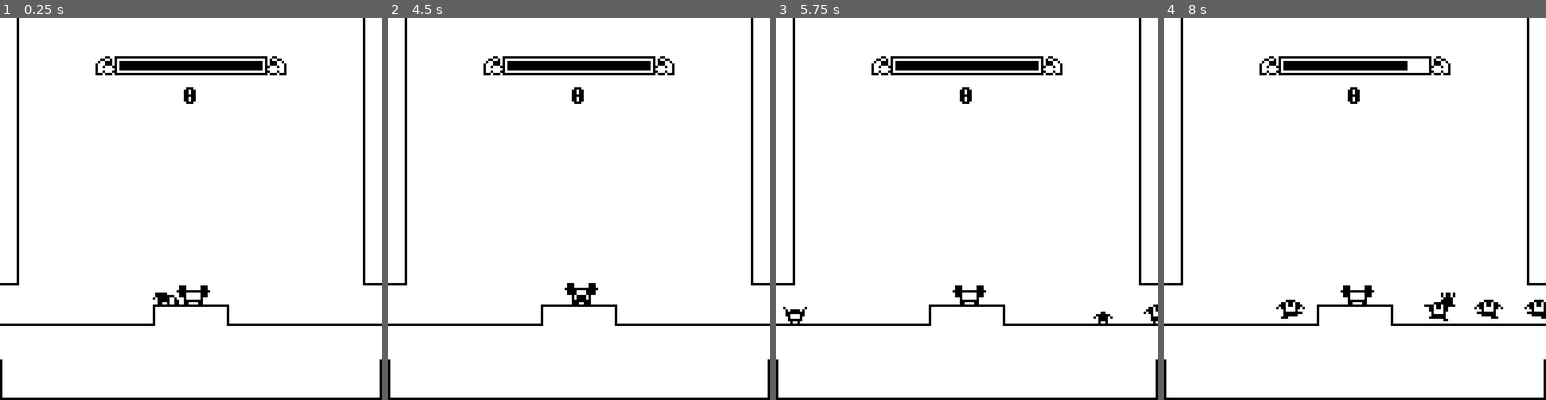
Above: before the commit, frames 1-4 (left to right).
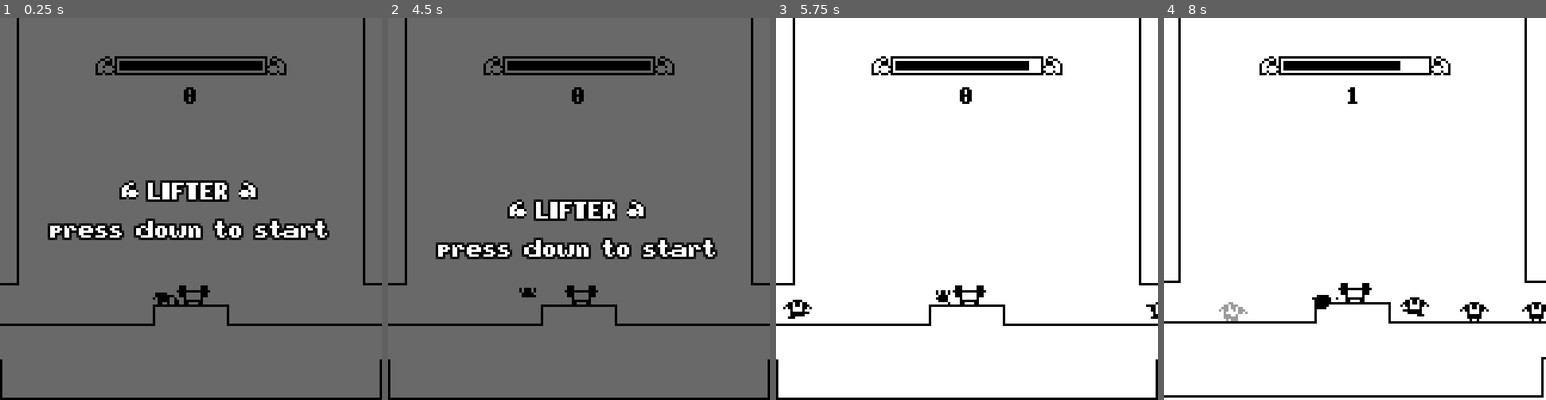
Above: after the commit, the same moments.

Repository: cauehenrique/lifter-game
Game: Godot game, scene res://game.tscn
The game is run twice, just before and just after one commit, with the same random seed, the same clock (stepped at 60 frames per second) and the same inputs.
Inputs:
- Up to frame 1 (0.25 s): no input
- Up to frame 2 (4.5 s): hold Down (player_lift) 0.53-1.28 s; hold Right (player_right) 0.53-2.03 s; tap Up (player_jump) at 0.77, 0.8, 1.07, 1.35, 1.52, 1.82, 2.3, 3.02, 3.32, 3.6, 3.77, 4.07 s; tap Down (player_lift) at 1.55, 2.85, 4.35 s; hold Left (player_left) 2.03-2.78 s; hold Down (player_lift) 2.03-2.78 s; hold Right (player_right) 2.78-4.28 s; tap R (game_restart) at 4.15 s; hold Left (player_left) from 4.28 s (still down)
- Up to frame 3 (5.75 s): tap Up (player_jump) at 4.52, 4.82, 5.3 s; release Left (player_left) at 5.03 s; hold Right (player_right) from 5.03 s (still down); hold Down (player_lift) from 5.03 s (still down)
- Up to frame 4 (8 s): release Right (player_right) at 5.78 s; release Down (player_lift) at 5.78 s; hold Left (player_left) 5.78-7.28 s; tap Up (player_jump) at 5.85, 6.02, 6.32, 6.77, 6.8, 7.07, 7.52, 7.82 s; tap Down (player_lift) at 6.05, 7.35 s; hold Down (player_lift) 6.53-7.28 s; hold Right (player_right) from 7.28 s (still down)

The runs differ from the first frame. In frame 1, 94% of the frame differs, in the area x 0-100%, y 0-100%; in frame 2, 94%; in frame 3, 0.5%; in frame 4, 6.1%.

Commit message:
⚙ Did a lot of things..

Diff:
--- /dev/null
+++ b/fonts/game_default_font.tres
@@ -0,0 +1,9 @@
+[gd_resource type="DynamicFont" load_steps=2 format=2]
+
+[ext_resource path="res://fonts/pixelmix_bold.ttf" type="DynamicFontData" id=1]
+
+[resource]
+size = 8
+outline_size = 1
+outline_color = Color( 0, 0, 0, 1 )
+font_data = ExtResource( 1 )
--- a/game.tscn
+++ b/game.tscn
@@ -7,6 +7,8 @@
 [ext_resource path="res://scenes/lifting_machine.tscn" type="PackedScene" id=5]
 [ext_resource path="res://scenes/game_hud.tscn" type="PackedScene" id=6]
 [ext_resource path="res://scripts/enemy_spawner.gd" type="Script" id=7]
+[ext_resource path="res://scenes/invert_rect.tscn" type="PackedScene" id=8]
+[ext_resource path="res://scenes/game_start.tscn" type="PackedScene" id=9]
 
 [sub_resource type="ConvexPolygonShape2D" id=1]
 points = PoolVector2Array( 0, 0, 8, 0, 8, 8, 0, 8 )
@@ -163,7 +165,6 @@
 
 [node name="spawn_timer" type="Timer" parent="enemy_spawner"]
 wait_time = 0.4
-autostart = true
 
 [node name="player" parent="." instance=ExtResource( 2 )]
 position = Vector2( 69, 120 )
@@ -175,3 +176,7 @@
 [node name="game_hud" parent="canvas" instance=ExtResource( 6 )]
 
 [node name="game_over" parent="canvas" instance=ExtResource( 3 )]
+
+[node name="game_start" parent="canvas" instance=ExtResource( 9 )]
+
+[node name="invert_rect" parent="canvas" instance=ExtResource( 8 )]
--- a/project.godot
+++ b/project.godot
@@ -36,11 +36,11 @@
 
 window/size/width=160
 window/size/height=160
-window/size/resizable=false
 window/size/test_width=640
 window/size/test_height=640
 window/vsync/use_vsync=false
 window/stretch/mode="viewport"
+window/stretch/aspect="keep"
 
 [importer_defaults]
 
--- a/scenes/game_over.tscn
+++ b/scenes/game_over.tscn
@@ -138,9 +138,11 @@
 
 [node name="restart_label" type="Label" parent="center_container/v_box_container"]
 visible = false
+margin_top = 46.0
 margin_right = 128.0
-margin_bottom = 8.0
+margin_bottom = 54.0
 rect_min_size = Vector2( 128, 0 )
+rect_scale = Vector2( 0.8, 1.2 )
 rect_pivot_offset = Vector2( 64, 4 )
 custom_fonts/font = SubResource( 1 )
 text = "aperta \"R\""
--- /dev/null
+++ b/scenes/game_start.tscn
@@ -0,0 +1,127 @@
+[gd_scene load_steps=5 format=2]
+
+[ext_resource path="res://fonts/game_default_font.tres" type="DynamicFont" id=1]
+[ext_resource path="res://sprites/power_arm.png" type="Texture" id=2]
+[ext_resource path="res://scripts/game_start.gd" type="Script" id=3]
+
+[sub_resource type="Animation" id=1]
+resource_name = "go_away"
+length = 0.5
+tracks/0/type = "value"
+tracks/0/path = NodePath("center_container:rect_position")
+tracks/0/interp = 1
+tracks/0/loop_wrap = true
+tracks/0/imported = false
+tracks/0/enabled = true
+tracks/0/keys = {
+"times": PoolRealArray( 0, 0.2, 0.5 ),
+"transitions": PoolRealArray( -2, -2, -2 ),
+"update": 0,
+"values": [ Vector2( 0, 0 ), Vector2( 0, 10 ), Vector2( 0, -160 ) ]
+}
+tracks/1/type = "value"
+tracks/1/path = NodePath("color_rect:color")
+tracks/1/interp = 1
+tracks/1/loop_wrap = true
+tracks/1/imported = false
+tracks/1/enabled = true
+tracks/1/keys = {
+"times": PoolRealArray( 0.3, 0.5 ),
+"transitions": PoolRealArray( 1, -2 ),
+"update": 0,
+"values": [ Color( 0, 0, 0, 0.588235 ), Color( 0, 0, 0, 0 ) ]
+}
+tracks/2/type = "method"
+tracks/2/path = NodePath(".")
+tracks/2/interp = 1
+tracks/2/loop_wrap = true
+tracks/2/imported = false
+tracks/2/enabled = true
+tracks/2/keys = {
+"times": PoolRealArray( 0.5 ),
+"transitions": PoolRealArray( 1 ),
+"values": [ {
+"args": [  ],
+"method": "queue_free"
+} ]
+}
+
+[node name="game_start" type="Control"]
+anchor_right = 1.0
+anchor_bottom = 1.0
+script = ExtResource( 3 )
+__meta__ = {
+"_edit_use_anchors_": false
+}
+
+[node name="color_rect" type="ColorRect" parent="."]
+anchor_right = 1.0
+anchor_bottom = 1.0
+color = Color( 0, 0, 0, 0.588235 )
+__meta__ = {
+"_edit_use_anchors_": false
+}
+
+[node name="center_container" type="CenterContainer" parent="."]
+anchor_right = 1.0
+anchor_bottom = 1.0
+__meta__ = {
+"_edit_use_anchors_": false
+}
+
+[node name="v_box_container" type="VBoxContainer" parent="center_container"]
+margin_left = 21.0
+margin_top = 68.0
+margin_right = 138.0
+margin_bottom = 92.0
+custom_constants/separation = 8
+alignment = 1
+
+[node name="title_hbox" type="HBoxContainer" parent="center_container/v_box_container"]
+margin_right = 117.0
+margin_bottom = 8.0
+custom_constants/separation = 4
+alignment = 1
+__meta__ = {
+"_edit_use_anchors_": false
+}
+
+[node name="left_arm" type="TextureRect" parent="center_container/v_box_container/title_hbox"]
+margin_left = 29.0
+margin_right = 37.0
+margin_bottom = 8.0
+texture = ExtResource( 2 )
+
+[node name="game_title" type="Label" parent="center_container/v_box_container/title_hbox"]
+margin_left = 41.0
+margin_right = 75.0
+margin_bottom = 8.0
+custom_fonts/font = ExtResource( 1 )
+text = "LIFTER"
+align = 1
+valign = 1
+__meta__ = {
+"_edit_use_anchors_": false
+}
+
+[node name="right_arm" type="TextureRect" parent="center_container/v_box_container/title_hbox"]
+margin_left = 79.0
+margin_right = 87.0
+margin_bottom = 8.0
+texture = ExtResource( 2 )
+flip_h = true
+
+[node name="start_label" type="Label" parent="center_container/v_box_container"]
+margin_top = 16.0
+margin_right = 117.0
+margin_bottom = 24.0
+custom_fonts/font = ExtResource( 1 )
+text = "press down to start"
+align = 1
+valign = 1
+__meta__ = {
+"_edit_use_anchors_": false
+}
+
+[node name="animation_player" type="AnimationPlayer" parent="."]
+anims/go_away = SubResource( 1 )
--- a/scenes/gordo_corpse.tscn
+++ b/scenes/gordo_corpse.tscn
@@ -10,6 +10,7 @@
 [node name="gordo_corpse" type="KinematicBody2D"]
 z_index = -5
 collision_layer = 8
+collision_mask = 9
 script = ExtResource( 2 )
 
 [node name="sprite" type="Sprite" parent="."]
--- /dev/null
+++ b/scenes/invert_rect.tscn
@@ -0,0 +1,17 @@
+[gd_scene load_steps=4 format=2]
+
+[ext_resource path="res://shaders/invert.shader" type="Shader" id=1]
+[ext_resource path="res://scripts/invert_rect.gd" type="Script" id=2]
+
+[sub_resource type="ShaderMaterial" id=1]
+shader = ExtResource( 1 )
+
+[node name="invert_rect" type="ColorRect"]
+visible = false
+material = SubResource( 1 )
+anchor_right = 1.0
+anchor_bottom = 1.0
+script = ExtResource( 2 )
+__meta__ = {
+"_edit_use_anchors_": false
+}
--- a/scripts/enemy_spawner.gd
+++ b/scripts/enemy_spawner.gd
@@ -8,7 +8,9 @@
 func _ready() -> void:
 	spawn_timer.connect("timeout", self, "spawn_timer_timeout")
 
+	# When the game_start signal is emmited, starts the timer.
 	# When the game_over signal is emitted, stops the timer.
+	Global.connect("game_start", spawn_timer, "start")
 	Global.connect("game_over", spawn_timer, "stop")
 
 func spawn_timer_timeout() -> void:
--- /dev/null
+++ b/scripts/game_start.gd
@@ -0,0 +1,10 @@
+extends Control
+
+onready var animation_player : AnimationPlayer = $animation_player
+
+func _input(event: InputEvent) -> void:
+	if event.is_action_pressed("player_lift") and not Global.game_start:
+		Global.start_game()
+		animation_player.play("go_away")
+
+		get_tree().set_input_as_handled()
--- a/scripts/global.gd
+++ b/scripts/global.gd
@@ -2,11 +2,23 @@
 
 signal player_power_changed(new_power)
 signal player_score_changed(new_score)
+
+signal game_start()
 signal game_over()
+
+signal dark_mode(is_dark)
 
 var player_score : int = 0 setget set_score
 var player_power : int = 100 setget set_power
+
+var game_start : bool = false
 var game_over : bool = false
+
+var dark_mode : bool = false setget set_dark_mode
+
+func start_game() -> void:
+	emit_signal("game_start")
+	game_start = true
 
 func end_game() -> void:
 	emit_signal("game_over")
@@ -26,7 +38,13 @@
 func gain_power(amount : int) -> void:
 	set_power(int(min(player_power + amount, 100)))
 
+func set_dark_mode(is_dark : bool) -> void:
+	dark_mode = is_dark
+	emit_signal("dark_mode", dark_mode)
+
 func reset_values() -> void:
+	game_start = false
 	game_over = false
+
 	player_score = 0
 	player_power = 100
--- a/scripts/gordo.gd
+++ b/scripts/gordo.gd
@@ -1,6 +1,6 @@
 extends KinematicBody2D
 
-const MOVE_SPEED : float = 20.0
+const MOVE_SPEED : float = 25.0
 const JUMP_FORCE : float = 150.0
 const GRAV_FORCE : float = 15.0
 
@@ -15,7 +15,7 @@
 func _ready() -> void:
 	add_to_group("enemies")
 
-	Global.connect("game_over", self, "queue_free")
+	Global.connect("game_over", self, "death")
 	hurtbox.connect("area_entered", self, "hurtbox_area_entered")
 
 	var lifting_machine : Area2D = get_parent().get_node("lifting_machine")
@@ -41,7 +41,7 @@
 func death() -> void:
 	var corpse_instance : KinematicBody2D = gordo_corpse.instance()
 
-	corpse_instance.velocity.x = move_dir * 50.0
+	corpse_instance.velocity.x = move_dir * floor(rand_range(10.0, 50.0))
 	corpse_instance.global_position = global_position
 
 	Utils.get_main_node().call_deferred("add_child", corpse_instance)
--- /dev/null
+++ b/scripts/invert_rect.gd
@@ -0,0 +1,7 @@
+extends ColorRect
+
+func _ready() -> void:
+	Global.connect("dark_mode", self, "change_mode")
+
+func change_mode(is_dark : bool) -> void:
+	visible = is_dark
--- a/scripts/lifting_machine.gd
+++ b/scripts/lifting_machine.gd
@@ -20,14 +20,21 @@
 	power_timer.connect("timeout", self, "power_timer_timeout")
 
 func body_entered(body : Node) -> void:
+	if not Global.game_start:
+		return
+
 	if body.is_in_group("enemies"):
 		# Global will emmit the "game_over" signal.
-		Global.end_game()
 
 		# Node related stuff:
 		sprite.play("gordo")
 		power_timer.stop()
 		body.queue_free()
+
+		# For some reason, if I don't put this boy down here, the "gordo"
+		# spawns an corpse inside the "lifting_machine"...
+		yield(get_tree(), "idle_frame")
+		Global.end_game()
 
 		# This state doesn't have anything in it.
 		# And it's going to be perfect, because we don't want
@@ -37,10 +44,19 @@
 		player_node = body
 		player_touching = true
 
+		if state == LiftStates.DISABLED:
+			interact_sprite.visible = true
+
 func body_exited(body : Node) -> void:
+	if not Global.game_start:
+		return
+
 	if not body.is_in_group("enemies"):
 		player_touching = false
 		player_node = null
+
+		if state == LiftStates.DISABLED:
+			interact_sprite.visible = false
 
 func power_timer_timeout() -> void:
 	Global.gain_power(10)
--- a/scripts/player.gd
+++ b/scripts/player.gd
@@ -25,6 +25,7 @@
 
 func _ready() -> void:
 	Global.connect("game_over", self, "death")
+
 	power_timer.connect("timeout", self, "power_timer_timeout")
 
 func _physics_process(delta: float) -> void:
@@ -53,10 +54,17 @@
 		squash_tween.interpolate_property(sprite, "scale", Vector2(1.5, 0.5), Vector2(1, 1), 0.5, Tween.TRANS_SINE, Tween.EASE_OUT)
 		squash_tween.start()
 
+	animate_sprite()
+
+	if not Global.game_start:
+		return
+
+	velocity.x = horizontal_input() * MOVE_SPEED
+	if Input.is_action_just_pressed("player_jump") and grounded:
+		jump()
+
+func animate_sprite() -> void:
 	if grounded:
-		if Input.is_action_just_pressed("player_jump"):
-			jump()
-
 		if velocity.x != 0:
 			sprite.play("walk")
 
@@ -69,8 +77,6 @@
 	else:
 		sprite.play("jump")
 
-	velocity.x = horizontal_input() * MOVE_SPEED
-
 func smoke_particles() -> void:
 	var smoke_instance : CPUParticles2D = smoke_particle.instance()
 
@@ -80,6 +86,9 @@
 	Utils.get_main_node().add_child(smoke_instance)
 
 func power_timer_timeout() -> void:
+	if not Global.game_start:
+		return
+
 	if Global.player_power > 0:
 		Global.lose_power(3)
 	else:
--- /dev/null
+++ b/shaders/invert.shader
@@ -0,0 +1,11 @@
+shader_type canvas_item;
+render_mode unshaded;
+
+void fragment() {
+	vec4 color = textureLod(SCREEN_TEXTURE, SCREEN_UV, 0.0).rgba;
+	color.r = 1.0 - color.r;
+	color.g = 1.0 - color.g;
+	color.b = 1.0 - color.b;
+
+	COLOR.rgba = color;
+}
Not shown: 1 places in game.tscn that only renumber resources
Binary file changed: icon.png
Not shown: 4 places in scenes/player.tscn that only renumber resources
